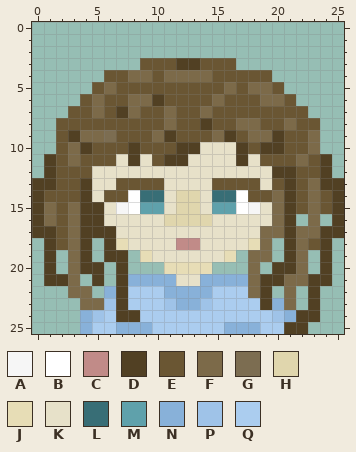
Edited in one commit: pixel-art sprite (Dialoghi/Characters/Aleks.png). The picture above is the old version.
The file is 26x26 pixels. Colours within 5 levels of each other are drawn and written as one.
Palette (. is transparent): A #f6f6f6  B #ffffff  C #c18b88  D #514023  E #6a5633  F #7c6a49  G #7c6d51  H #e0d6ad  J #e7ddb6  K #e7e1c9  L #386e76  M #5fa1ab  N #88b1d9  P #9fc3e8  Q #abcdef
Now the later version:
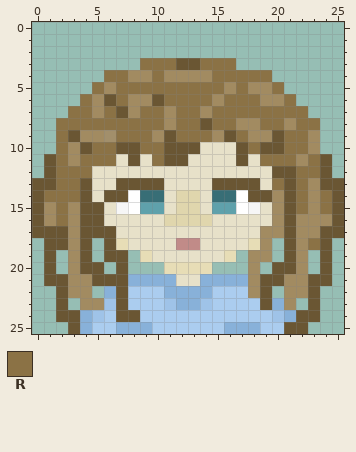
Colours new in this view: R #8b7245
Changes in this commit:
@@ palette @@
-F #7c6a49
+F #a28b61
-G #7c6d51
+G #a28f6b
@@ x 0..25 @@
  2 ..........................
- 3 .........EEEDDEEE.........
- 4 ......EEFFEFFFFEEEEE......
- 5 .....EFEEEEEEEEEFEFFE.....
- 6 ....EFEEFFDEEEEFEEEFFE....
- 7 ...EEFEDFEEFEEFEEEEEEEE...
- 8 ..EEEEEEEEEFEEDEEFFEEFEE..
- 9 ..EDFFGEEEFDEEEFDEFFDEEF..
-10 ..EFDEEEDEEEDDKKKDEDDEEF..
-11 .DEFEEEKDKEDDKKKKDKEEEFED.
-12 .DEEEKKKKKKKKKKKKKKKDDEED.
-13 DDEEDKKEEEEKKKKEEEEKEDEFDD
-14 DEEEDKEEBLLKHHKLLBEEFDEFED
-15 DFEFDDKABMMKHHKMMBAKFDEFED
-16 DFEFDDKKKKKHHHHKKKKKFD.F.D
-17 DDEFDDDKKKKKKKKKKKKFFDFFDD
-18 .DEFD.DJKKKKCCKKKKJF.DFED.
-19 .D.FD.DD.JKKKKKKJ.FF.DF.D.
-20 .D.FDD.D...JJJJ...F.DDF.D.
-21 .DDF.D.DNNNNKKNNNNFDDFFDD.
-22 ...FF.NDQQQNNNNQQQFD.F.D..
-23 ....FFPDQQQPNNPQQQQDNF.D..
-24 ....NPQDDQQQQQQQQQQQPNDD..
-25 ....NQQNNNQQQQQQNNNQQDD...
+ 3 .........RRREERRR.........
+ 4 ......RRFFRFFFFRRRRR......
+ 5 .....RFRRRRRRRRRFRFFR.....
+ 6 ....RFERFFERRRRFRRRFFR....
+ 7 ...RRFREFRRFRRFRRRRRRRR...
+ 8 ..RRRRRRRRRFRRERRFFRRFRR..
+ 9 ..REFFGRRRFERRRFERFFERRF..
+10 ..RFERREERREEEKKKEREERRF..
+11 .ERFRRRKEKREEKKKKEKRRRFRE.
+12 .ERRRKKKKKKKKKKKKKKKEERRE.
+13 EERREKKEEEEKKKKEEEEKRERFEE
+14 ERRREKEEBLLKHHKLLBEEFERFRE
+15 EFRFEEKABMMKHHKMMBAKFERFRE
+16 EFRFEEKKKKKHHHHKKKKKFEFFFE
+17 EEEFEEEKKKKKKKKKKKKFFEFFEE
+18 .EEFE.EJKKKKCCKKKKJF.EFRE.
+19 .E.FE.EE.JKKKKKKJ.FF.EF.E.
+20 .E.FEE.E...JJJJ...F.EEF.E.
+21 .EEFFEEENNNNKKNNNNFEEFFEE.
+22 ..EFF.NEQQQNNNNQQQFE.FFE..
+23 ..E.FFPEQQQPNNPQQQQENF.E..
+24 ..EENPQEEQQQQQQQQQQQPNEE..
+25 ...ENQQNNNQQQQQQNNNQQEE...
Boxes around the changes in both pictures, in picture pixels (x1, y1, x2, y2):
changed: (32, 58, 344, 334)
